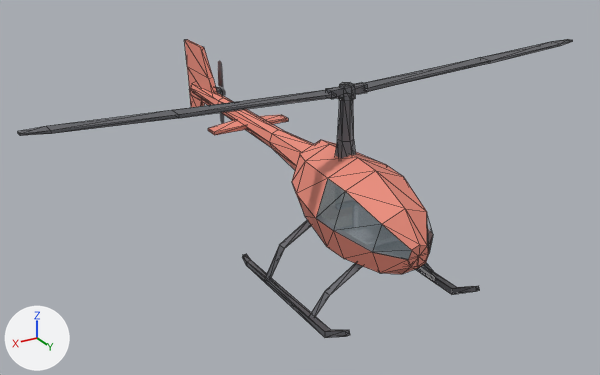
A saved change to the glTF model assets/models/helicopter_lowpoly_min.glb.
Before and after are seen from a camera (50 mm lens) standing at (5.44, 7.76, 5.41) and looking at (-0.11, -1.49, 0.78). Lighting does not change. The marker at lower left points along +X, +Y and +Z. The older version comes first. Mesh edges are drawn as thin lines on the coarser meshes. Where no turn or scale is listed for an object, it has been applied to the vertices. Vertices at exactly the same position are counted once.

Names of what the first picture shows: 'Body', 'Canopy', 'MainRotor' and 1 more.
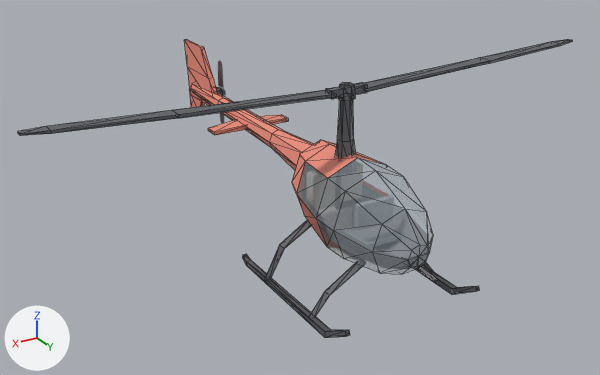
Boxes [x1, y1, x2, y2] around the edits, measured in the pictures (600 x 375 px):
```json
{"object": "Canopy", "change": "reshaped", "before": [316, 178, 433, 260], "after": [296, 158, 433, 274], "on screen": "17% wider, 41% taller"}
{"part": 1, "of": "me_body", "change": "deleted", "before": [296, 158, 429, 274], "on screen": "pink"}
{"part": 2, "of": "me_canopy", "change": "added", "after": [296, 158, 429, 274]}
```

Scene script edits in JSON lines:
```json
{"block": "me_body", "where": "# used by ob_body; location = (0.0, 0.0, 0.0)"}
{"op": "remove", "block": "me_body", "code": "me_body.from_pydata(...)  # 357 vertices, 602 faces; spans x -0.99..0.99, y -5.0..1.31, z 0.02..2.52"}
{"op": "add", "block": "me_body", "code": "me_body.from_pydata(...)  # 335 vertices, 558 faces; spans x -0.99..0.99, y -5.0..1.31, z 0.02..2.52"}
{"block": "me_body", "change": "me_body part 1"}
{"block": "me_body", "change": "22 vertices are removed from x -0.58..0.58, y 0.42..1.3, z 0.62..1.73"}
{"block": "me_body", "change": "44 faces are deleted"}
{"block": "me_canopy", "where": "# used by ob_canopy; location = (0.0, 0.0, 0.0)"}
{"op": "remove", "block": "me_canopy", "code": "me_canopy.from_pydata(...)  # 16 vertices, 12 faces; spans x -0.59..0.59, y 0.05..1.3, z 0.985..1.59"}
{"op": "add", "block": "me_canopy", "code": "me_canopy.from_pydata(...)  # 36 vertices, 56 faces; spans x -0.59..0.59, y -0.58..1.3, z 0.525..1.77"}
{"block": "me_canopy", "change": "me_canopy part 2"}
{"block": "me_canopy", "change": "20 vertices are added at x -0.495..0.495, y -0.58..1.3, z 0.525..1.77"}
{"block": "me_canopy", "change": "44 new faces join them"}
```
